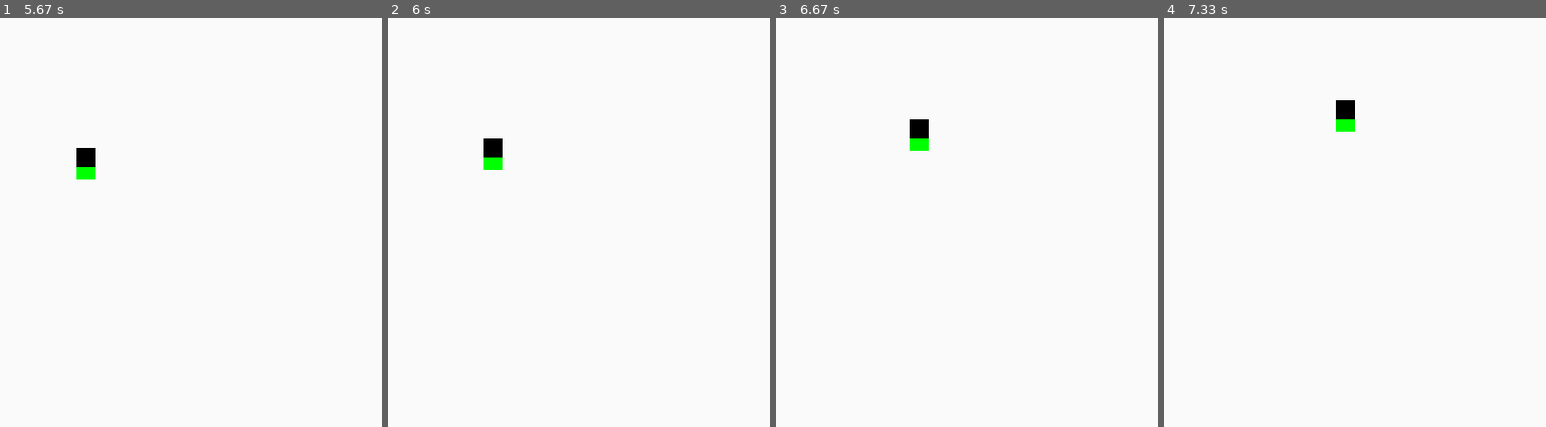
Above: before the commit, frames 1-4 (left to right).
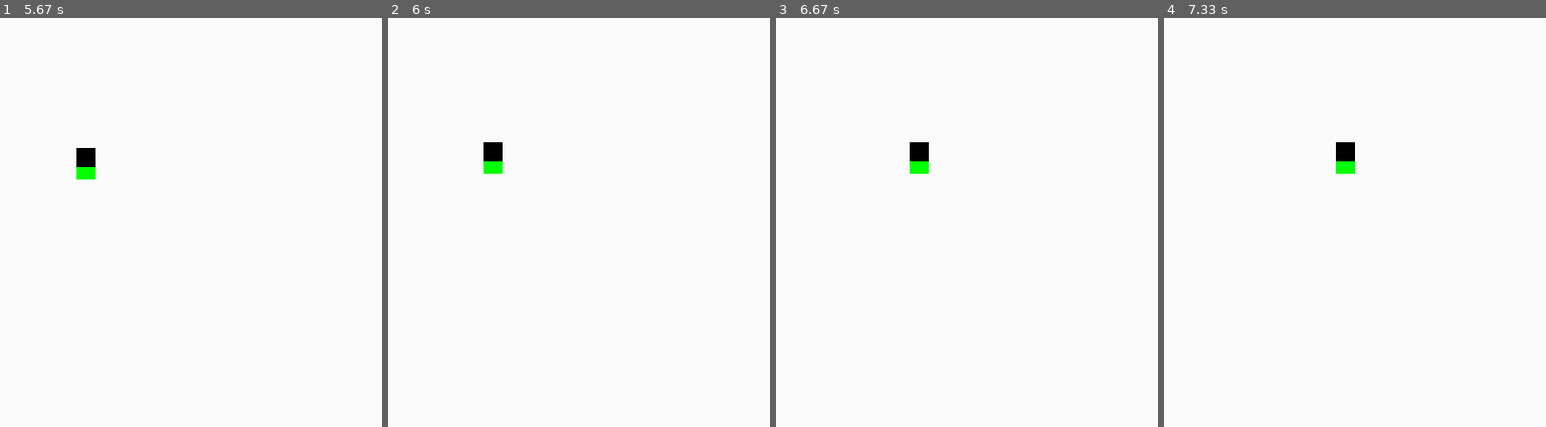
Above: after the commit, the same moments.

Repository: alexandroid000/self-assembly
Game: pygame game, started from weaselbot_sim/sandbox.py
Two runs of this game, one before a commit and one after it. Both use one fixed random seed, a clock stepped at 60 frames per second and the inputs below.
Inputs:
- Up to frame 1 (5.67 s): no input
- Up to frame 2 (6 s): no input
- Up to frame 3 (6.67 s): no input
- Up to frame 4 (7.33 s): no input

Frame 1 is identical in both runs. In frame 2, 0.1% of the frame differs, in the area x 25-30%, y 29-39%; in frame 3, 0.7%; in frame 4, 0.8%, in the area x 45-50%, y 20-39%.

Commit message:
reinstalling ubuntu and might lose everything

Diff:
--- a/weaselbot_sim/sandbox.py
+++ b/weaselbot_sim/sandbox.py
@@ -29,6 +29,7 @@
         self._width = width #do not change
         self._height = height #do not change
         self._color = color
+        self.mergedwith = []
         self.collision = False
 
     def draw(self, screen):
@@ -45,6 +46,8 @@
         if(self.y0pos < 0 or self.y0pos > (self.hscreen - self._height)):
             self.movey = -self.movey
 
+#Make a derived class for the merged case
+
 #merges two objects into one
 def collision_merge(collisions):
     #create a new, merged object
@@ -53,34 +56,20 @@
     bot2 = collisions[1]
     if(bot1.x0pos + bot1._width == bot2.x0pos):
         bot1.y0pos = bot2.y0pos
+        bot2.wscreen = bot2.wscreen - bot2._width
     elif(bot2.x0pos + bot2._width == bot1.x0pos):
         bot2.y0pos = bot1.y0pos
+        bot1.wscreen = bot1.wscreen - bot1._width
     elif(bot1.y0pos + bot1._height == bot2.y0pos):
         bot1.x0pos = bot2.x0pos
+        bot2.hscreen = bot2.hscreen - bot2._height
     else:
         bot2.x0pos = bot1.x0pos
+        bot1.hscreen = bot1.hscreen - bot1._height
     bot1.movex = bot2.movex
     bot2.movey = bot1.movey
     bot1.collision = False
     bot2.collision = False
-    # if(bot1.x0pos + bot1._width == bot2.x0pos or bot2.x0pos + bot2._width == bot1.x0pos):
-    #     width = bot1._width + bot2._width
-    #     height = bot1._height
-    # else:
-    #     height = bot1._height + bot2._height
-    #     width = bot1._width
-    # #this is temporary before algorithm gets developed
-    # xspeed = bot1.movex
-    # yspeed = bot2.movey
-    # mergedbot = WeaselBot(bot1.screen, width, height, xspeed, yspeed, BLUE)
-    #
-    # mergedbot.x0pos = bot1.x0pos
-    # mergedbot.y0pos = bot1.y0pos
-    # if(mergedbot.x0pos > bot2.x0pos):
-    #     mergedbot.x0pos = bot2.x0pos
-    # if(mergedbot.y0pos > bot2.y0pos):
-    #     mergedbot.y0pos = bot2.y0pos
-    # return mergedbot
 
 class WeaselBotsGroup():
     def __init__(self):
@@ -113,12 +102,7 @@
         #if collisions occur, make a new weaselbot object and add it to the list
         if collisions:
             mergedbot = collision_merge(collisions)
-            # self.listofweasels.remove(collisions[0])
-            # self.listofweasels.remove(collisions[1])
             del collisions
-            #self.listofweasels.append(mergedbot)
-
-            #call collision merge on objects
 
     def draw(self, screen):
         for i in self.listofweasels:
@@ -139,7 +123,7 @@
     height = 20
     robot1 = WeaselBot(screen, width, height, 1, 1, GREEN)
     robot2 = WeaselBot(screen, width, height, 2, 2, BLACK)
-    #robot3 = WeaselBot(screen, width, height, 3, 3, RED)
+    robot3 = WeaselBot(screen, width, height, 3, 3, RED)
     weaselbots = WeaselBotsGroup();
     #I dislike how clunky this is but I can't get around it right now
     weaselbots.add(robot1)
